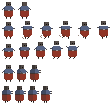
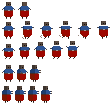
Layers edited between the first and the second 112 x 105 image:
painted on "pushing copy 7" over box(2, 2, 110, 103)
removed layer "pushing copy 6" over box(28, 86, 39, 103)
removed layer "pushing copy 5" over box(15, 86, 26, 103)
removed layer "pushing copy 4" over box(2, 86, 13, 103)
removed layer "pushing copy 3" over box(30, 65, 41, 82)
removed layer "pushing copy 2" over box(17, 65, 28, 82)
removed layer "pushing" over box(2, 65, 15, 82)
removed layer "w6" over box(97, 21, 110, 39)
removed layer "w5" over box(78, 22, 91, 39)
removed layer "w4" over box(59, 21, 72, 39)
removed layer "w3" over box(40, 22, 53, 39)
removed layer "w2" over box(21, 21, 34, 39)
removed layer "w1" over box(2, 22, 15, 39)
removed layer "j1 copy 4" over box(66, 41, 79, 59)
removed layer "j1 copy 3" over box(50, 41, 63, 59)
removed layer "j1 copy 2" over box(34, 42, 47, 59)
removed layer "j1 copy" over box(19, 43, 30, 59)
removed layer "j1" over box(2, 44, 15, 59)
removed layer "default copy" over box(18, 2, 31, 19)
removed layer "default" over box(2, 2, 15, 19)
